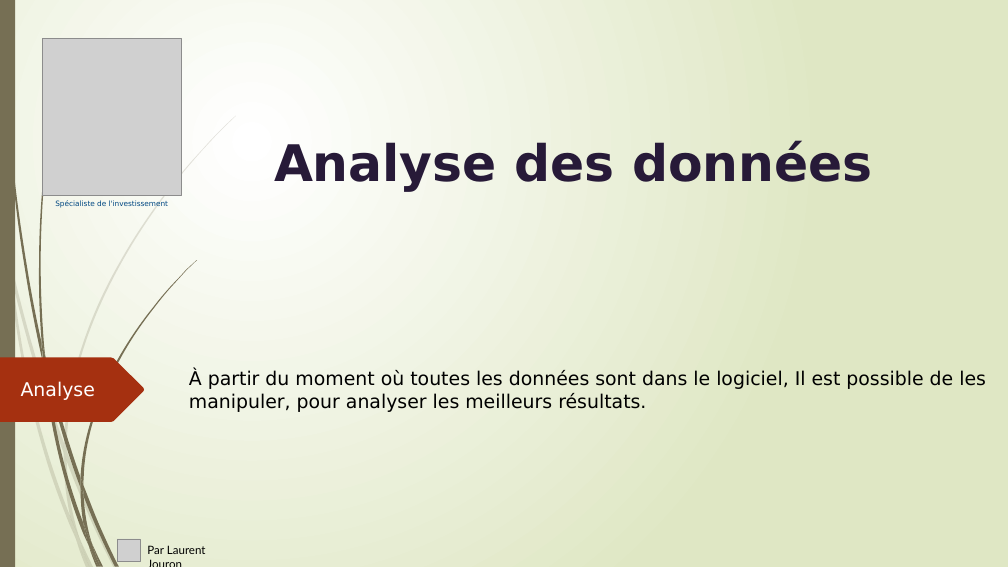
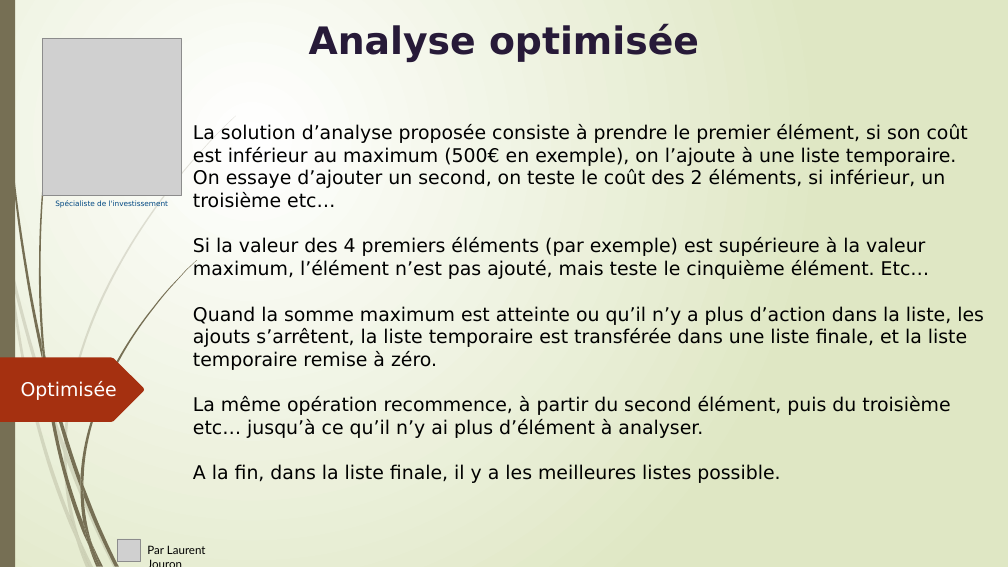
Before and after one commit to LaurentJouron/Python_algo_invest_trade, a slide deck: slide 4 of pptx/algo invest.pptx (slide 8 before the commit). Drawn at 1008x567 pixels with LibreOffice and Linux fonts; fonts in the diff are those of the drawing; grey boxes stand for pictures. Boxes give left, top, right and bottom in pixels: in the first picture for what was removed or moved away, otherwise in the second. Text is boxed around its words. In the diff, an @@ line names an element or a change of style, - is before the commit and + after.

```diff
--- a/pptx/algo invest.pptx
+++ b/pptx/algo invest.pptx
@@ text at (309,23,699,62): text changed; size 48 to 36 pt @@
-Analyse des données
+Analyse optimisée
@@ text added at (193,124,984,483), 18 pt, text #000000 @@
+La solution d’analyse proposée consiste à prendre le premier élément, si son coût est inférieur au maximum (500€ en exemple), on l’ajoute à une liste temporaire.
+On essaye d’ajouter un second, on teste le coût des 2 éléments, si inférieur, un troisième etc…
+Si la valeur des 4 premiers éléments (par exemple) est supérieure à la valeur maximum, l’élément n’est pas ajouté, mais teste le cinquième élément. Etc…
+Quand la somme maximum est atteinte ou qu’il n’y a plus d’action dans la liste, les ajouts s’arrêtent, la liste temporaire est transférée dans une liste finale, et la liste temporaire remise à zéro.
+La même opération recommence, à partir du second élément, puis du troisième etc… jusqu’à ce qu’il n’y ai plus d’élément à analyser.
+A la fin, dans la liste finale, il y a les meilleures listes possible.
@@ text at (21,381,117,400): text changed @@
-Analyse
+Optimisée
@@ text removed at (189,370,986,412) @@
-À partir du moment où toutes les données sont dans le logiciel, Il est possible de les manipuler, pour analyser les meilleurs résultats.
```
Also in this commit, not shown: 5 other slides changed, 4 slides added, 2 slides removed, 6 other files.
